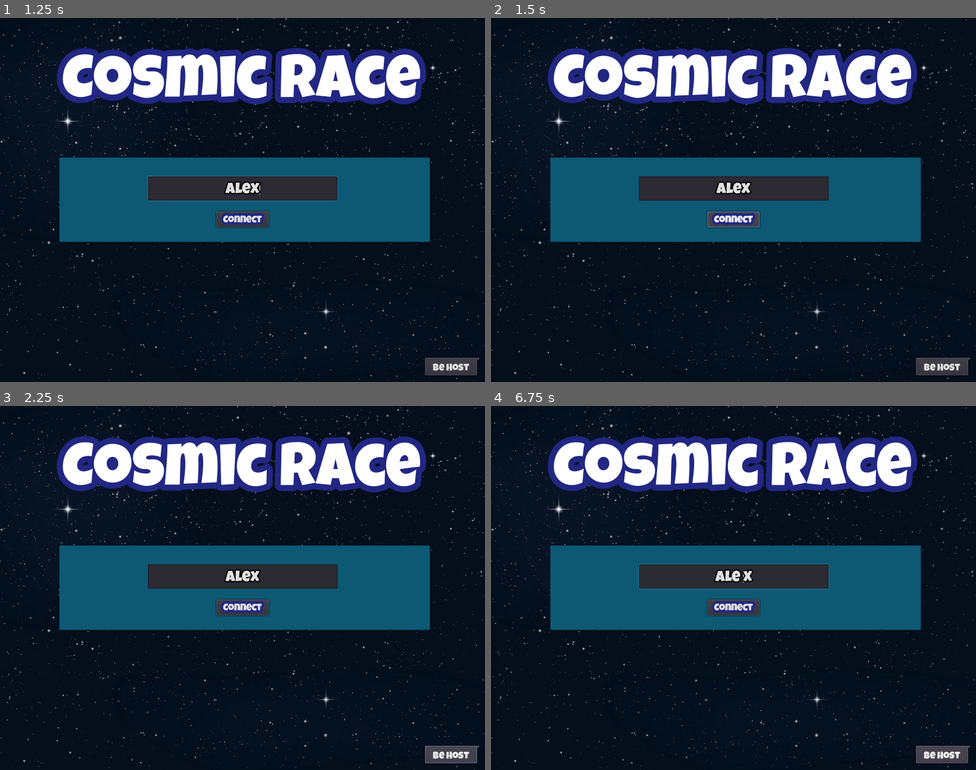
Above: before the commit, frames 1-4 (two rows, left to right).
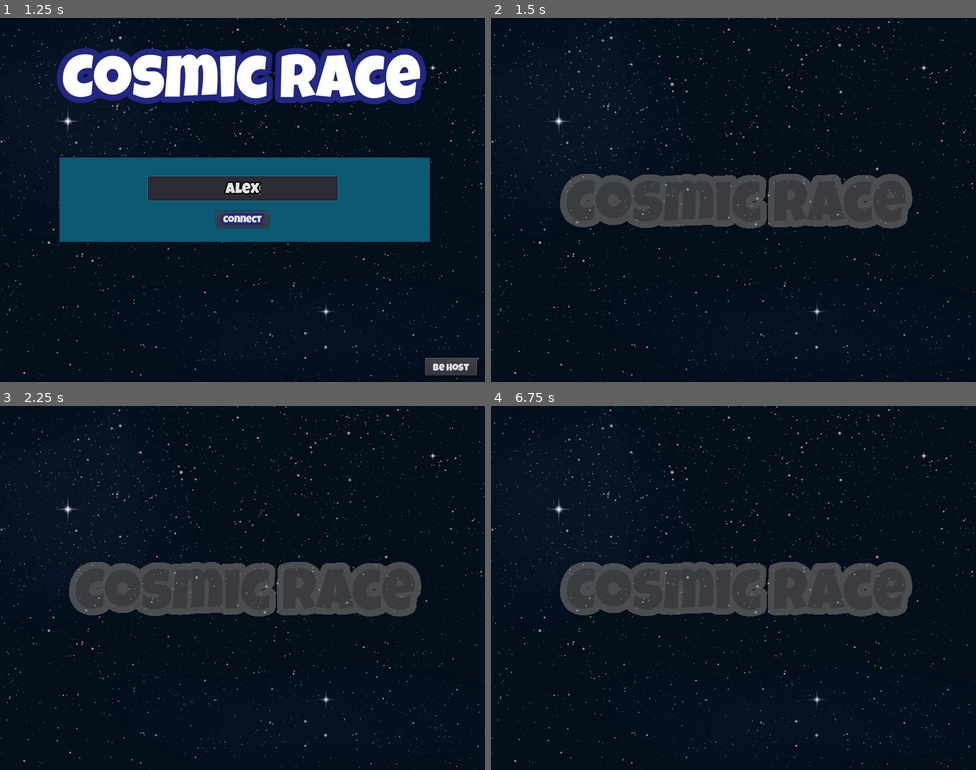
Above: after the commit, the same moments.

Repository: TheVulcoreTeam/CosmicRace
Game: Godot game, scene res://Game/Game.tscn
Same seed, same stepped clock (60 frames per second), same inputs: the game is played once before the commit and once after it.
Inputs (mouse positions are in pixels of both pictures, inside the frame that each line leads up to):
- Up to frame 1 (1.25 s): click (242, 189) at 0.52 s; type "Alex" at 0.6 s
- Up to frame 2 (1.5 s): click "Connect" at 1.25 s
- Up to frame 3 (2.25 s): click (451, 755) at 2 s, where only the run before the commit has a clickable "Be Host"
- Up to frame 4 (6.75 s): hold Right (ui_right) 2.78-3.53 s; hold Down (ui_down) 3.53-4.28 s; hold Right (ui_right) 4.28-5.03 s; hold Up (ui_up) 5.03-5.78 s; tap Enter at 5.75 s; hold Left (ui_left) from 5.78 s (still down); tap Space at 6.5 s

Frame 1 is identical in both runs. In frame 2, 27% of the frame differs, in the area x 11-99%, y 8-99%; in frame 3, 27%; in frame 4, 27%.
Error before the commit: Parse Error: The identifier "p" isn't declared in the current scope. (res://Network/Lobby.gd:95)

Commit message:
Different colors

Diff:
--- a/Game/Actors/Player/Player.tscn
+++ b/Game/Actors/Player/Player.tscn
@@ -7,11 +7,6 @@
 
 [sub_resource type="SpriteFrames" id=1]
 animations = [ {
-"frames": [ ExtResource( 2 ) ],
-"loop": true,
-"name": "ShipC",
-"speed": 5.0
-}, {
 "frames": [ ExtResource( 3 ) ],
 "loop": true,
 "name": "ShipA",
@@ -20,6 +15,11 @@
 "frames": [ ExtResource( 4 ) ],
 "loop": true,
 "name": "ShipB",
+"speed": 5.0
+}, {
+"frames": [ ExtResource( 2 ) ],
+"loop": true,
+"name": "ShipC",
 "speed": 5.0
 } ]
 
@@ -30,6 +30,7 @@
 script = ExtResource( 1 )
 
 [node name="Sprite" type="AnimatedSprite" parent="."]
+modulate = Color( 1, 0.984314, 0.984314, 1 )
 scale = Vector2( 0.5, 0.5 )
 frames = SubResource( 1 )
 animation = "ShipC"
--- a/Network/Lobby.gd
+++ b/Network/Lobby.gd
@@ -4,9 +4,21 @@
 const SERVER_PORT = 3000
 const MAX_PLAYERS = 10
 var peer
-var my_info
+var my_info = null
 var player = preload("res://Game/Actors/Player/Player.tscn")
 var player_info = {}
+var colors = [
+	Color8(0, 255, 255),
+	Color8(255, 0, 255),
+	Color8(255, 255, 0),
+	Color8(0, 0, 255),
+	Color8(255, 0, 0),
+	Color8(0, 255, 0),
+	Color8(0, 100, 0),
+	Color8(0, 0, 100),
+	Color8(100, 0, 0)
+]
+var index_color = 0
 
 
 func _ready():
@@ -32,7 +44,6 @@
 func _client():
 	print("_client")
 	# TextEdit
-	my_info = { name = _get_name(), favorite_color = Color8(255, 0, 255) }
 	print_debug(my_info)
 	peer = NetworkedMultiplayerENet.new()
 	peer.create_client(SERVER_IP, SERVER_PORT)
@@ -49,8 +60,11 @@
 	print("_player_connected: ", id)
 	if get_tree().is_network_server():
 		return
-#	id from server = 1
-	rpc_id(1, "register_player", my_info)
+
+	if my_info == null:
+		my_info = { name = _get_name(), color_id = 0 }
+#		id from server = 1
+		rpc_id(1, "register_player", my_info)
 
 
 func _player_disconnected(id):
@@ -76,10 +90,14 @@
 	# Get the id of the RPC sender.
 	var id = get_tree().get_rpc_sender_id()
 	# Store the info
+	info.color_id = index_color
+	index_color = index_color + 1
+	if index_color == 7:
+		index_color = 0
 	player_info[id] = info
 	#show info
 	print_debug(player_info)
-	$Label.text = $Label.text +"\n$" + str(player_info) + "\n$"
+	$Label.text = $Label.text +"\n$" + str(player_info)
 	#send full list to sender
 	rpc("show_list", player_info)
 
@@ -92,4 +110,5 @@
 			instance.set_name(str(id_connection))
 			add_child(instance)
 			instance.position = Vector2(100, 100)
-			$Label.text = $Label.text +"\n$" + str(p) + "\n$"
+			instance.modulate = colors[player_info[id_connection].color_id]
+			$Label.text = $Label.text +"\n$" + str(id_connection)
